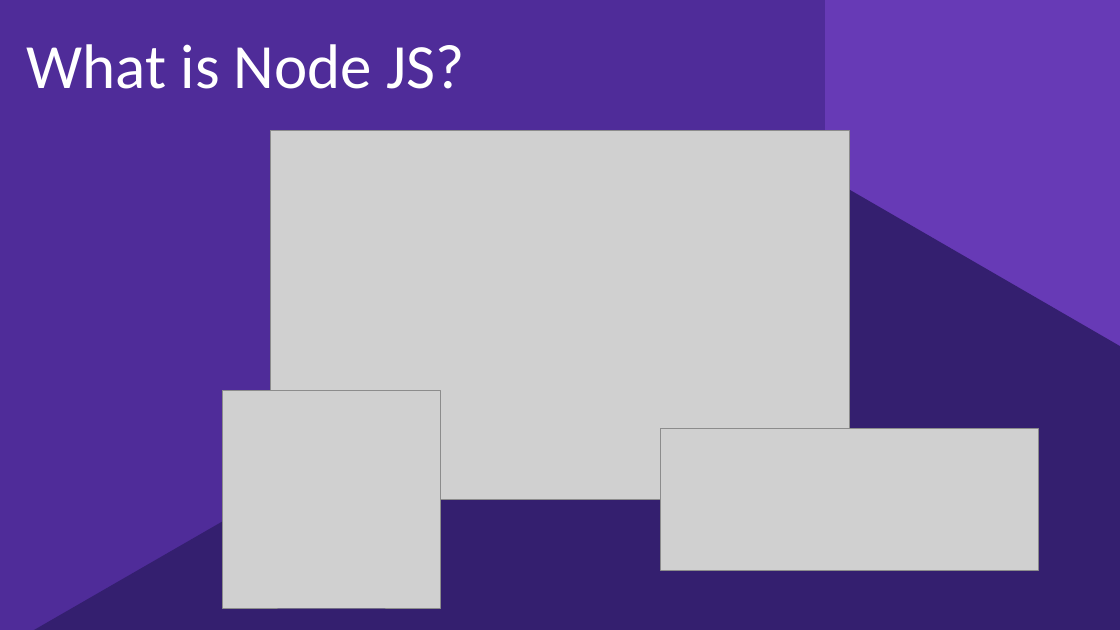
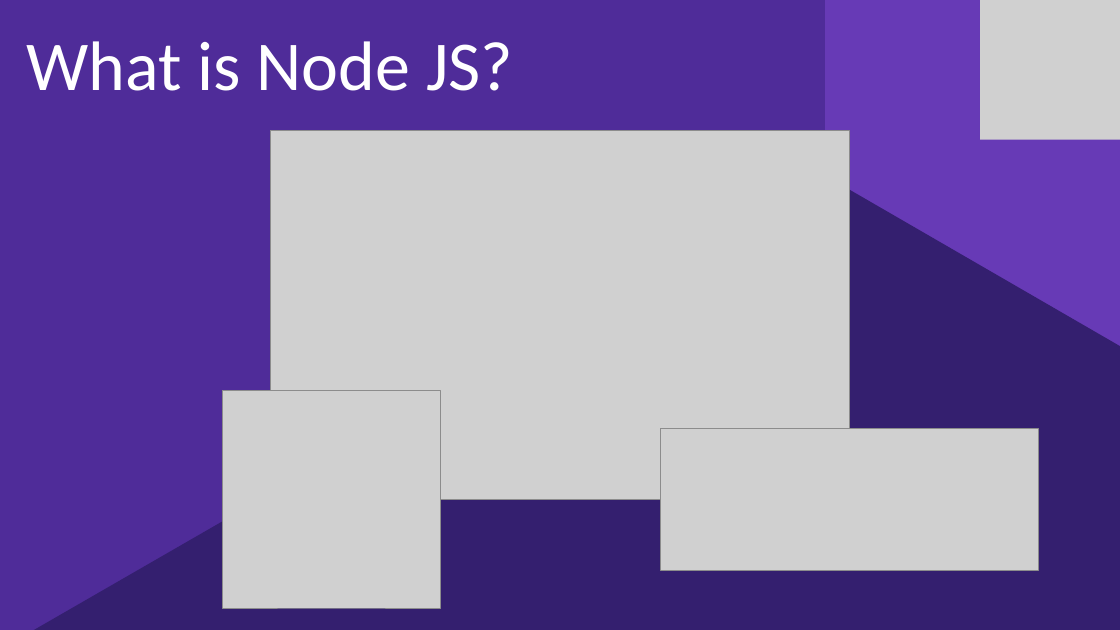
Before and after one commit to kjocevicius/nodejs-demo, a slide deck: slide 5 of nodejs.pptx (slide 4 before the commit). Drawn at 1120x630 pixels with LibreOffice and Linux fonts; fonts in the diff are those of the drawing; grey boxes stand for pictures; background and template pictures are left out. Boxes give left, top, right and bottom in pixels: in the first picture for what was removed or moved away, otherwise in the second. Text is boxed around its words. In the diff, an @@ line names an element or a change of style, - is before the commit and + after.

```diff
--- a/nodejs.pptx
+++ b/nodejs.pptx
@@ picture added at (981, 0, 1120, 139) @@
@@ text "What is Node JS?" at (26, 41, 513, 91): size 54 to 60 pt @@
```
Also in this commit, not shown: 18 other slides changed, 2 slides added.
